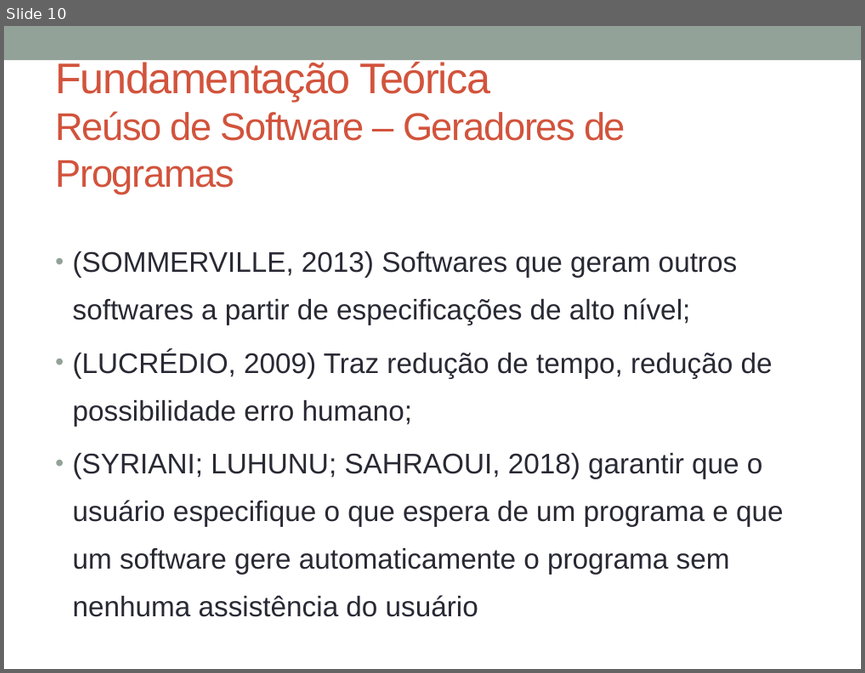
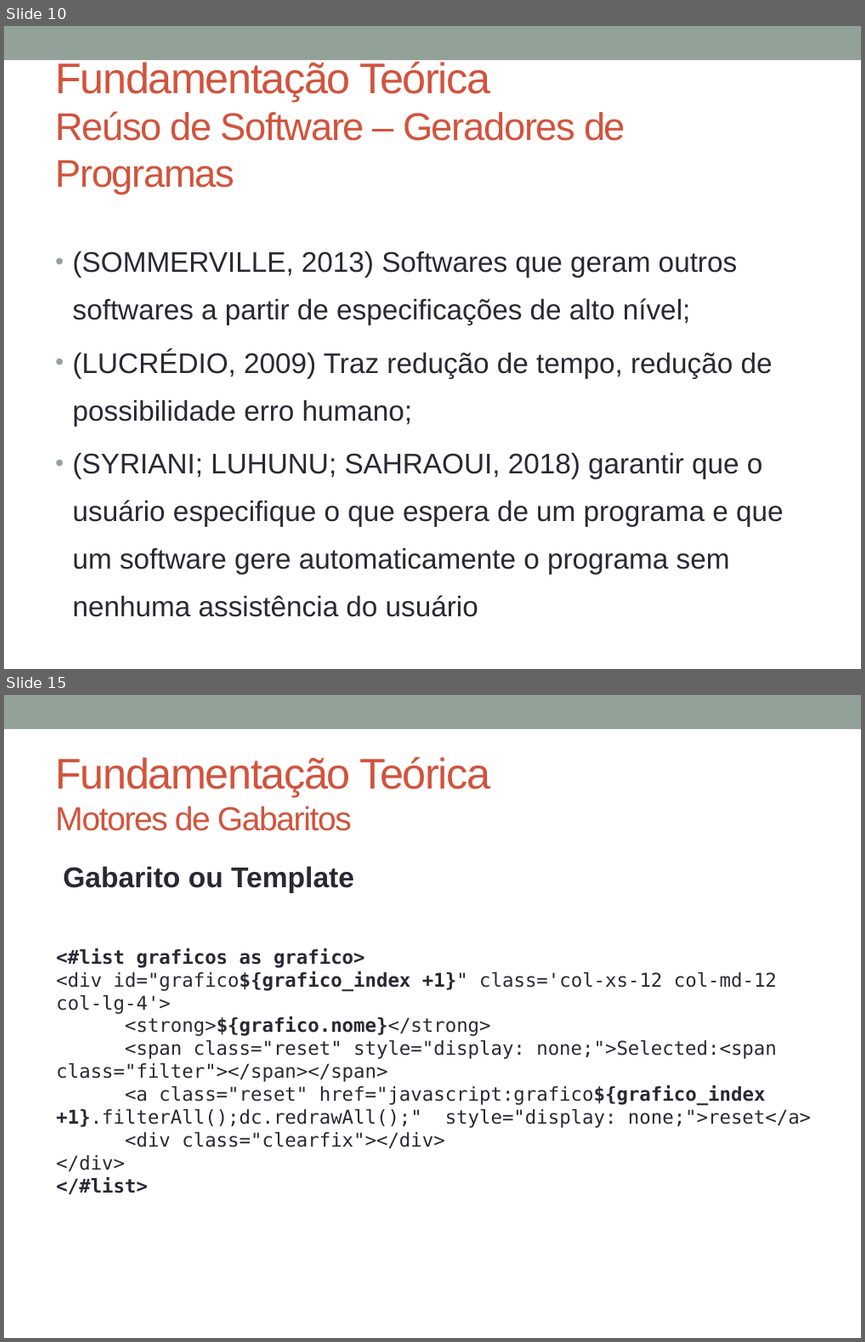
Before and after one commit to glaubergad/tccrepo, a slide deck: mono/Defesa TCC - Gerador de Dashboards.pptx. Shown one above the other, each under a label of ours: slide 10 before the commit, slides 10 and 15 after it; the slides between them are not shown. The pictures are 865x673 and 865x1342 pixels, drawn with LibreOffice and Linux fonts; fonts in the diff are those of the drawing. Boxes give left, top, right and bottom in pixels: in the first picture for what was removed or moved away, otherwise in the second. Text is boxed around its words. In the diff, an @@ line names an element or a change of style, - is before the commit and + after.

```diff
--- a/mono/Defesa TCC - Gerador de Dashboards.pptx
+++ b/mono/Defesa TCC - Gerador de Dashboards.pptx
@@ slide 15 added at (4,695,861,1338), background #FFFFFF; not listed: 1 template element that a slide beside it also shows @@
@@ title added at (55,757,490,831), 36 pt, text #D2533C @@
+Fundamentação Teórica
+Motores de Gabaritos
@@ text added at (63,866,354,893), 24 pt, text #292934, bold @@
+Gabarito ou Template
@@ text added at (56,948,811,1194), 16 pt, text #292934 @@
+<#list graficos as grafico>
+<div id="grafico${grafico_index +1}" class='col-xs-12 col-md-12 col-lg-4'>
+<strong>${grafico.nome}</strong>
+<span class="reset" style="display: none;">Selected:<span class="filter"></span></span>
+<a class="reset" href="javascript:grafico${grafico_index +1}.filterAll();dc.redrawAll();" style="display: none;">reset</a>
+<div class="clearfix"></div>
+</div>
+</#list>
```
Also in this commit, not shown: 8 other slides added, 18 other files.
